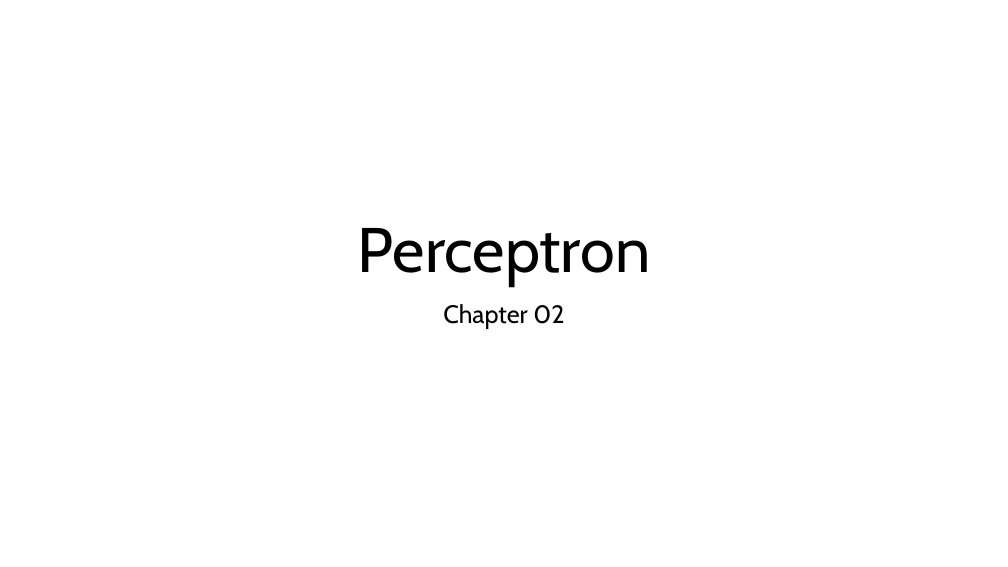
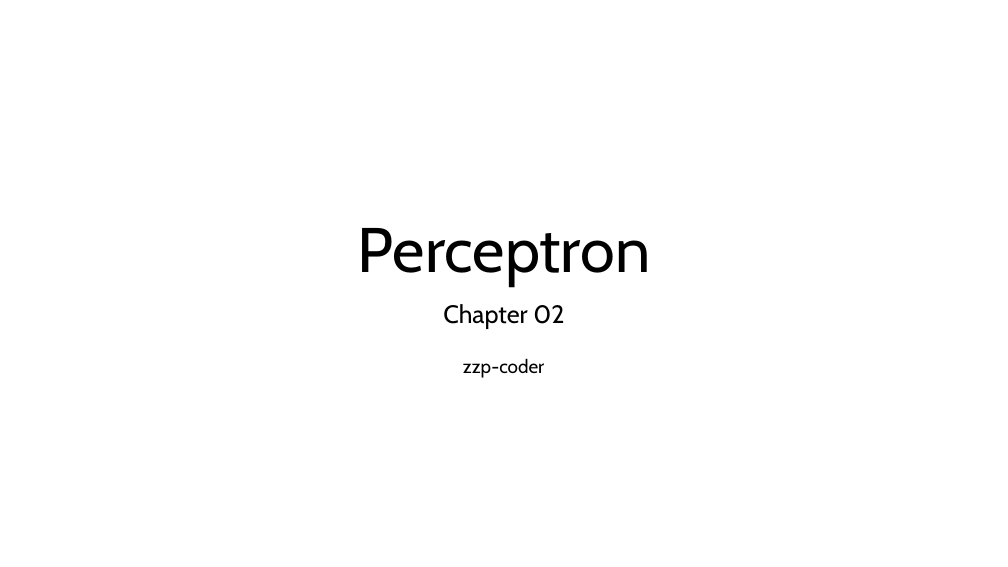
Before and after one commit to zzp-coder/Deep_Learning_From_Scratch, a slide deck: slide 1 of Slides/Chapter02 Perceptron.pptx. Drawn at 1008x567 pixels with LibreOffice and Linux fonts; fonts in the diff are those of the drawing. Boxes give left, top, right and bottom in pixels: in the first picture for what was removed or moved away, otherwise in the second. Text is boxed around its words. In the diff, an @@ line names an element or a change of style, - is before the commit and + after.

Commit message:
minor change of slides in chapter02

```diff
--- a/Slides/Chapter02 Perceptron.pptx
+++ b/Slides/Chapter02 Perceptron.pptx
@@ text added at [463, 358, 544, 378], 18 pt, text #000000 @@
+zzp-coder
```
